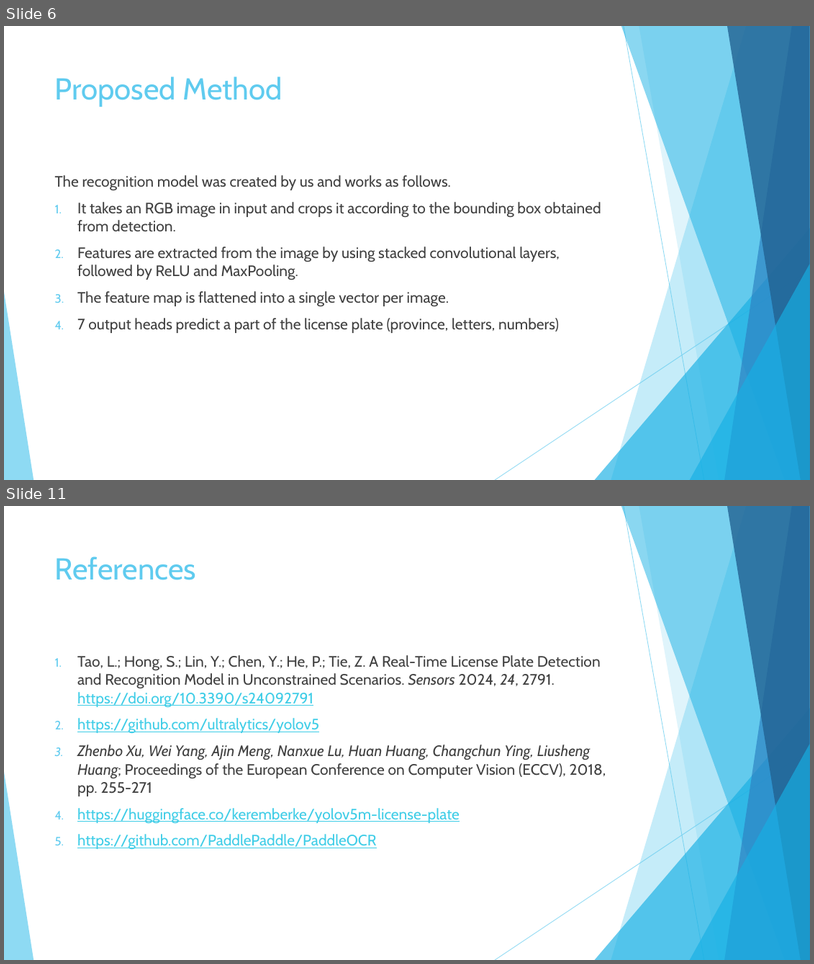
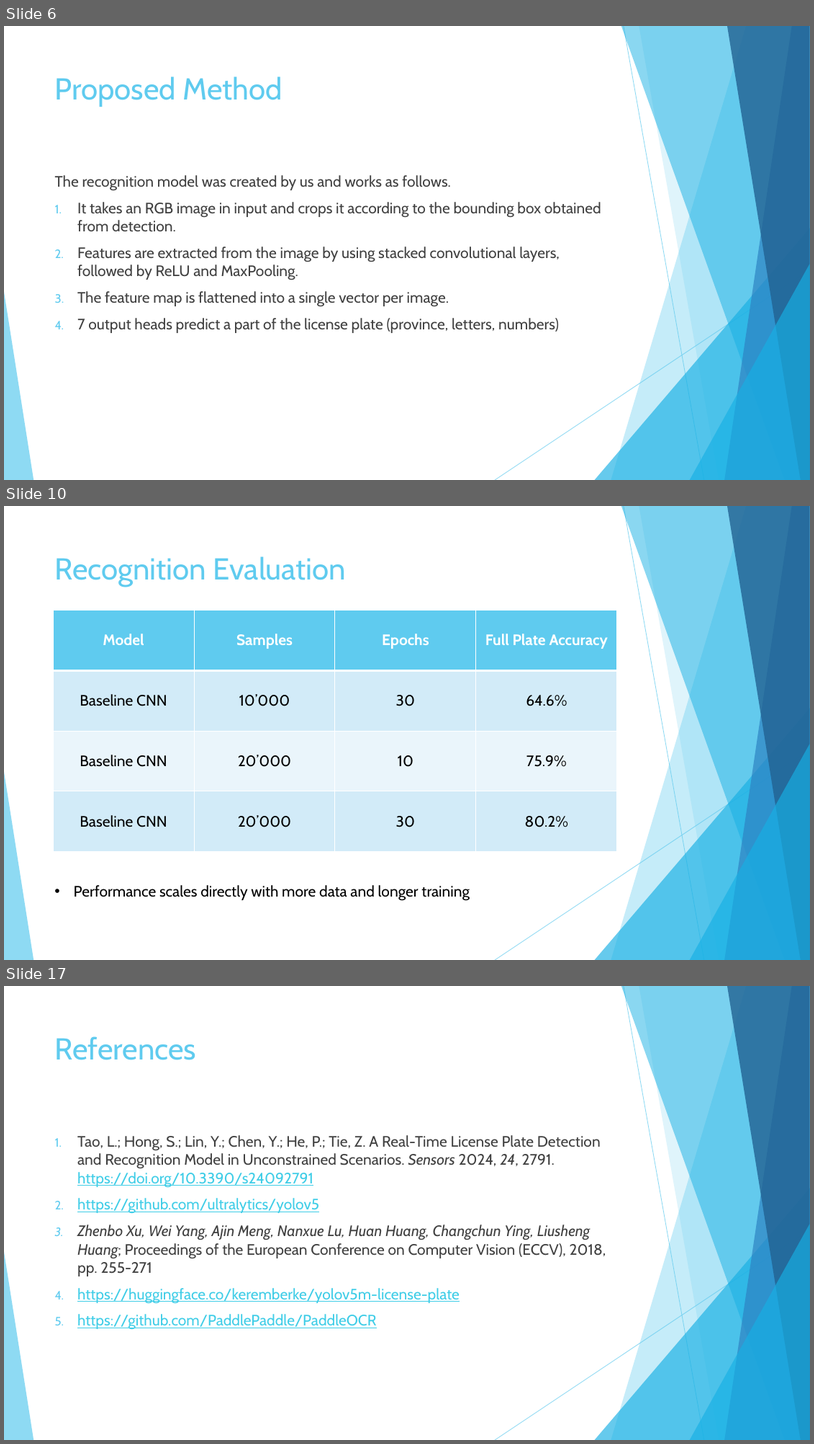
Before and after one commit to onorio21/CV_License_plate_detection_recognition, a slide deck: LicensePlatePresentation.pptx. Shown one above the other, each under a label of ours: slides 6 and 11 before the commit, slides 6, 10 and 17 after it; the slides between them are not shown. The pictures are 814x964 and 814x1444 pixels, drawn with LibreOffice and Linux fonts; fonts in the diff are those of the drawing. Boxes give left, top, right and bottom in pixels: in the first picture for what was removed or moved away, otherwise in the second. Text is boxed around its words. In the diff, an @@ line names an element or a change of style, - is before the commit and + after.

```diff
--- a/LicensePlatePresentation.pptx
+++ b/LicensePlatePresentation.pptx
@@ slide 10 added at box(4, 506, 810, 960), background #FFFFFF; not listed: 10 template elements that a slide beside it also shows @@
@@ title added at box(55, 556, 347, 587), 36 pt, text #5FCBEF @@
+Recognition Evaluation
@@ table added at box(53, 610, 617, 852), 4 rows, 4 columns @@
+Model | Samples | Epochs | Full Plate Accuracy
+Baseline CNN | 10’000 | 30 | 64.6%
+Baseline CNN | 20’000 | 10 | 75.9%
+Baseline CNN | 20’000 | 30 | 80.2%
@@ text added at box(74, 885, 470, 901), 18 pt, text #000000 @@
+• Performance scales directly with more data and longer training
@@ what was slide 11 is now slide 17 @@
```
Also in this commit, not shown: 4 slides changed, 7 other slides added, 2 slides removed.
